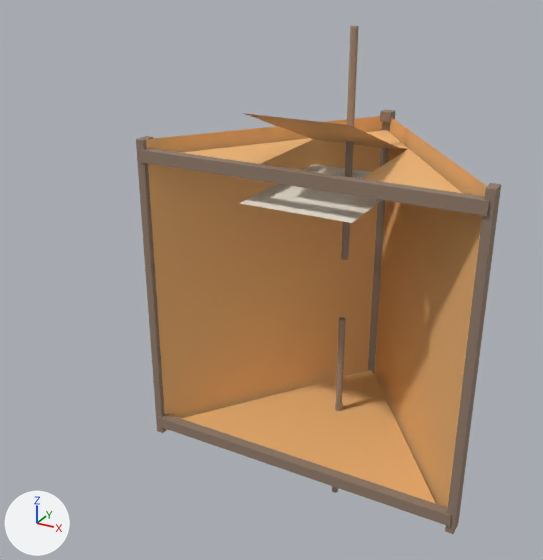
A saved change to the Blender file camping-assets/camping/tent.blend.
One viewpoint serves both versions: a 50 mm camera at (2.84, -5.55, 3.29) aimed at (-0.37, 0.28, 0.38). Lighting does not change. The marker at lower left points along +X, +Y and +Z. The older version comes first.

The older version as bpy lines, for what is in view:
```python
me_tent_body = bpy.data.meshes.new('Tent_Body')
me_tent_body.from_pydata(...)  # 194 vertices, 50 faces; spans x -1.69..1.69, y 0.0..2.28, z -1.7..1.7
# faces by material slot: [8, 42]
me_tent_body.materials.append(mat_m_tentorange)  # orange #f1b877
me_tent_body.materials.append(mat_m_tenttrim)  # brown #937d6c
me_tent_flap = bpy.data.meshes.new('Tent_Flap')
me_tent_flap.from_pydata(...)  # 4 vertices, 1 face; spans x -0.5..0.5, y 0.0..1.41, z 1.5..2.013
me_tent_flap.materials.append(mat_m_tentorange)  # orange #f1b877
# before: 0 (-0.5, 1.41, 1.5) at pixel (313, 139), 1 (0.5, 1.41, 1.5) at pixel (405, 150), 2 (0.5, 0.0, 2.013) at pixel (350, 125), 3 (-0.5, 0.0, 2.013) at pixel (242, 113)
me_tent_inner = bpy.data.meshes.new('Tent_Inner')
me_tent_inner.from_pydata(...)  # 4 vertices, 1 face; spans x -0.55..0.55, y 0.0..1.55, z 1.2
me_tent_inner.materials.append(mat_m_tentcream)  # pale yellow #faf2e3
# before: 0 (-0.55, 0.0, 1.2) at pixel (238, 203), 1 (0.55, 0.0, 1.2) at pixel (351, 222), 2 (0.55, 1.55, 1.2), 3 (-0.55, 1.55, 1.2)
me_tent_poles = bpy.data.meshes.new('Tent_Poles')
me_tent_poles.from_pydata(...)  # an 8-sided cylinder along z spanning x -0.04..0.04, y 1.15..1.23, z 0.35..2.65; an 8-sided cylinder along z spanning x -0.04..0.04, y 1.15..1.23, z -2.65..-0.35
me_tent_poles.materials.append(mat_m_pole)  # beige #a08978
ob_tent_body = bpy.data.objects.new('Tent_Body', me_tent_body)
ob_tent_body.location = (0.0, 0.0, 0.0)
ob_tent_flap = bpy.data.objects.new('Tent_Flap', me_tent_flap)
ob_tent_flap.location = (0.0, 0.0, 0.0)
ob_tent_inner = bpy.data.objects.new('Tent_Inner', me_tent_inner)
ob_tent_inner.location = (0.0, 0.0, 0.0)
ob_tent_poles = bpy.data.objects.new('Tent_Poles', me_tent_poles)
ob_tent_poles.location = (0.0, 0.0, 0.0)
```
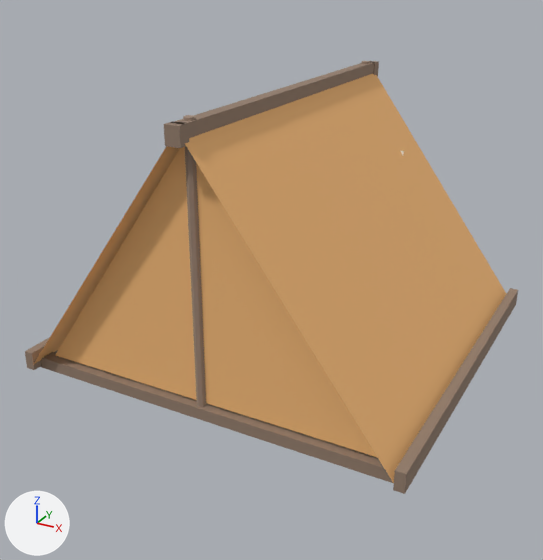
Location of each change, (x1, y1, x2, y2) in pixels of the pictures (543 x 560 px; the box of a moved part takes in the faces that stretch with it):
'Tent_Body', reshaped (35% wider)
    before: (136, 110, 501, 534)
    after: (25, 61, 518, 494)
'Tent_Poles', reshaped (568% wider, 26% shorter)
    before: (332, 26, 359, 493)
    after: (183, 61, 369, 407)
part 1 of me_tent_body, moved or reshaped (not visible afterwards)
    before: (380, 112, 391, 122)
part 2 of me_tent_body, moved or reshaped
    before: (139, 148, 489, 201)
    after: (43, 352, 384, 468)
part 3 of me_tent_body, moved or reshaped
    before: (139, 150, 489, 216)
    after: (40, 358, 393, 483)
part 4 of me_tent_body, deleted
    before: (136, 110, 501, 534)
part 5 of me_tent_body, built on
    before: (146, 116, 487, 508)
    after: (25, 61, 518, 494)
part 6 of me_tent_flap, moved or reshaped (not visible afterwards)
    before: (243, 113, 405, 151)
part 7 of me_tent_inner, moved or reshaped (not visible afterwards)
    before: (240, 165, 382, 223)
part 8 of me_tent_poles, moved or reshaped
    before: (341, 26, 359, 260)
    after: (362, 61, 369, 64)
part 9 of me_tent_poles, moved or reshaped
    before: (332, 317, 346, 493)
    after: (183, 115, 207, 407)

The edits, one by one:
me_tent_body is used by ob_tent_body; location (0.0, 0.0, 0.0).
me_tent_body had 194 vertices, 50 faces and spanned x -1.69..1.69, y 0.0..2.28, z -1.7..1.7.
me_tent_body now has 194 vertices, 50 faces and spans x -1.69..1.69, y -1.7..1.7, z 0.0..2.28.
me_tent_body part 1: the loose piece of 4 vertices spanning x -0.06..0.06, y 2.14, z 1.6..1.7 is moved by (0.0, -0.49, 0.58).
me_tent_body part 2: the loose piece of 4 vertices spanning x -1.65..1.65, y 0.0..0.1, z 1.56 is moved by (0.0, -1.55, -1.46).
me_tent_body part 3: the loose piece of 4 vertices spanning x -1.65..1.65, y 0.0, z 1.44..1.56 is moved by (0.0, -1.56, -1.45).
me_tent_body part 4: 39 loose pieces with 151 vertices, spanning x -1.69..1.69, y 0.0..2.28, z -1.7..1.7, are deleted.
me_tent_body part 5: 9 vertices removed from x -1.65..1.65, y 0.02..2.24, z -1.65..1.65; 160 vertices added at x -1.69..1.69, y -1.7..1.7, z 0.0..2.28.
Other edits to the shape of me_tent_body do not show in these pictures.
me_tent_flap is used by ob_tent_flap; location (0.0, 0.0, 0.0).
Verts and faces of me_tent_flap; kept vertices keep their numbers, new ones are numbered from 4.
me_tent_flap had 4 vertices, 1 face and spanned x -0.5..0.5, y 0.0..1.41, z 1.5..2.013.
me_tent_flap now has 4 vertices, 1 face and spans x -0.5..0.5, y 1.5..2.013, z 0.09..1.5.
Part 6, on me_tent_flap:
Vertices deleted: 0 to 3 (with the faces that use them).
New vertex 4 is at (-0.5, 1.5, 1.5).
New vertex 5 is at (0.5, 1.5, 1.5).
New vertex 6 is at (0.5, 2.013, 0.09).
New vertex 7 is at (-0.5, 2.013, 0.09).
New faces: (4, 5, 6, 7).
me_tent_inner is used by ob_tent_inner; location (0.0, 0.0, 0.0).
Verts and faces of me_tent_inner; kept vertices keep their numbers, new ones are numbered from 4.
me_tent_inner had 4 vertices, 1 face and spanned x -0.55..0.55, y 0.0..1.55, z 1.2.
me_tent_inner now has 4 vertices, 1 face and spans x -0.55..0.55, y 1.2, z 0.0..1.55.
Part 7, on me_tent_inner:
Vertices deleted: 0 to 3 (with the faces that use them).
New vertex 4 is at (-0.55, 1.2, 0.0).
New vertex 5 is at (0.55, 1.2, 0.0).
New vertex 6 is at (0.55, 1.2, 1.55), pixel (403, 150).
New vertex 7 is at (-0.55, 1.2, 1.55).
New faces: (4, 7, 6, 5).
me_tent_poles is used by ob_tent_poles; location (0.0, 0.0, 0.0).
me_tent_poles had 32 vertices, 20 faces and spanned x -0.04..0.04, y 1.15..1.23, z -2.65..2.65.
me_tent_poles now has 32 vertices, 20 faces and spans x -0.04..0.04, y -1.54..1.54, z 0.0..2.3.
me_tent_poles part 8: the loose piece of 16 vertices spanning x -0.04..0.04, y 1.15..1.23, z 0.35..2.65 is moved by (0.0, 0.31, -0.35).
me_tent_poles part 9: the loose piece of 16 vertices spanning x -0.04..0.04, y 1.15..1.23, z -2.65..-0.35 is moved by (0.0, -2.69, 2.65).
